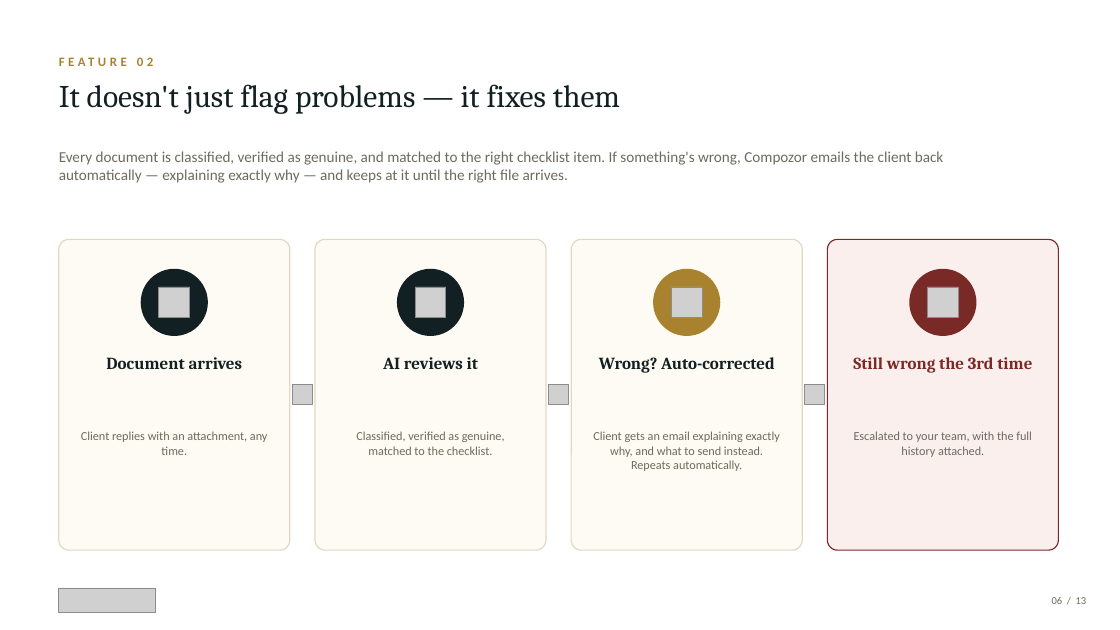
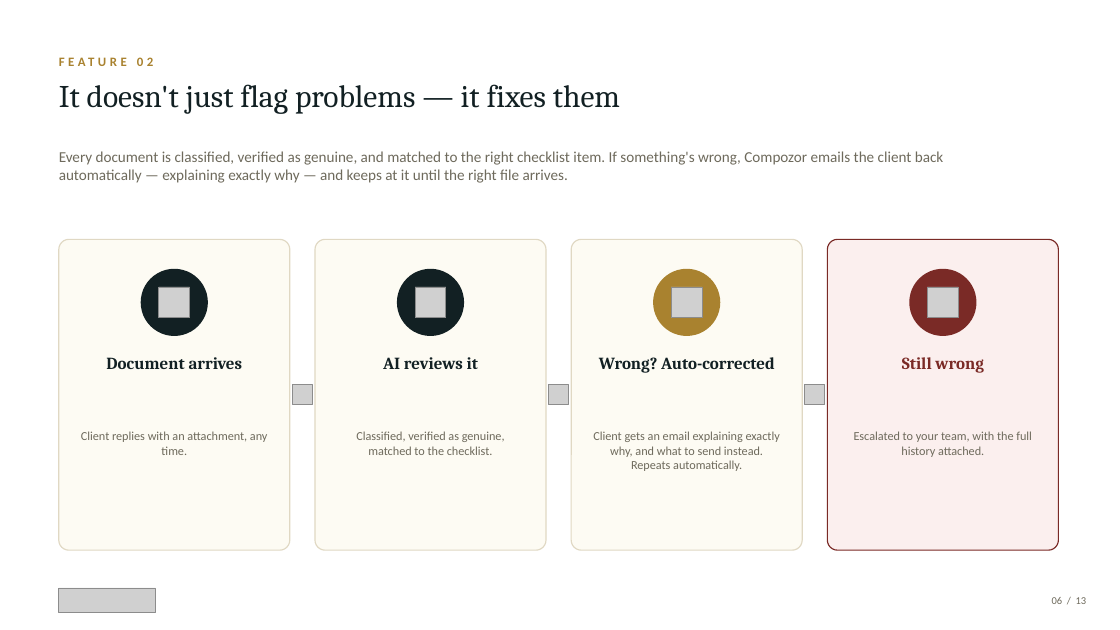
Before and after one commit to faizaanqureshi/Compozor, a slide deck: slide 8 of docs/pitch-deck/Compozor-Pitch-Deck.pptx (slide 6 before the commit). Drawn at 1120x630 pixels with LibreOffice and Linux fonts; fonts in the diff are those of the drawing; grey boxes stand for pictures; background and template pictures are left out. Boxes give left, top, right and bottom in pixels: in the first picture for what was removed or moved away, otherwise in the second. Text is boxed around its words. In the diff, an @@ line names an element or a change of style, - is before the commit and + after.

```diff
--- a/docs/pitch-deck/Compozor-Pitch-Deck.pptx
+++ b/docs/pitch-deck/Compozor-Pitch-Deck.pptx
@@ text at box(902, 357, 983, 373): text changed @@
-Still wrong the 3rd time
+Still wrong
```
Also in this commit, not shown: 3 other slides changed, 2 slides added.
